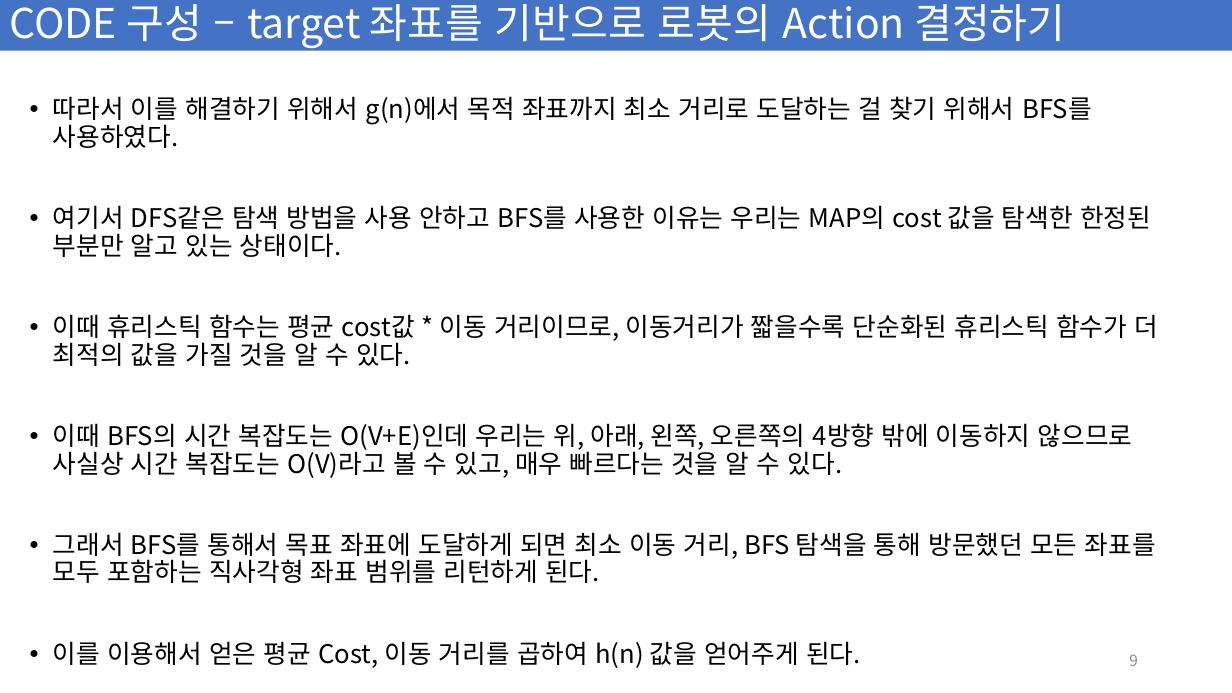
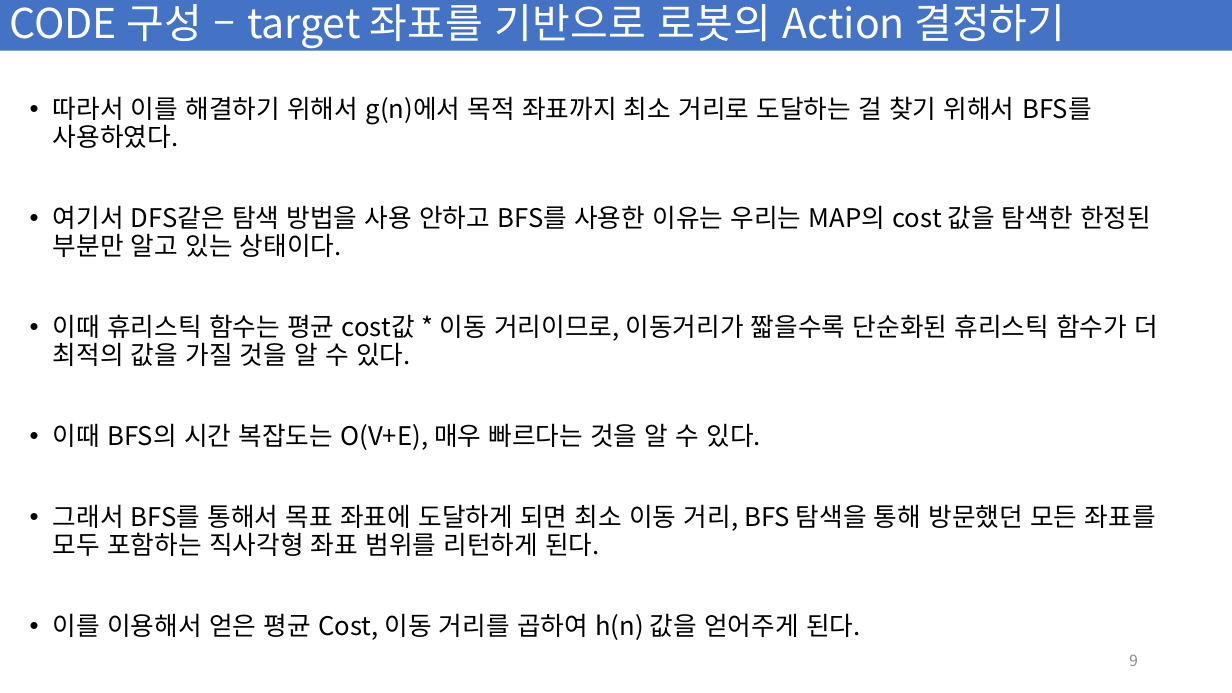
Before and after one commit to vhch/MRTA, a slide deck: slide 9 of 정리.pptx. Drawn at 1232x693 pixels with LibreOffice and Linux fonts; fonts in the diff are those of the drawing. Boxes give left, top, right and bottom in pixels: in the first picture for what was removed or moved away, otherwise in the second. Text is boxed around its words. In the diff, an @@ line names an element or a change of style, - is before the commit and + after.

```diff
--- a/정리.pptx
+++ b/정리.pptx
@@ text at bbox=[53, 423, 761, 450]: text changed @@
-• 이때 BFS의 시간 복잡도는 O(V+E)인데 우리는 위, 아래, 왼쪽, 오른쪽의 4방향 밖에 이동하지 않으므로 사실상 시간 복잡도는 O(V)라고 볼 수 있고, 매우 빠르다는 것을 알 수 있다.
+• 이때 BFS의 시간 복잡도는 O(V+E), 매우 빠르다는 것을 알 수 있다.
```
Also in this commit, not shown: 1 other file.
